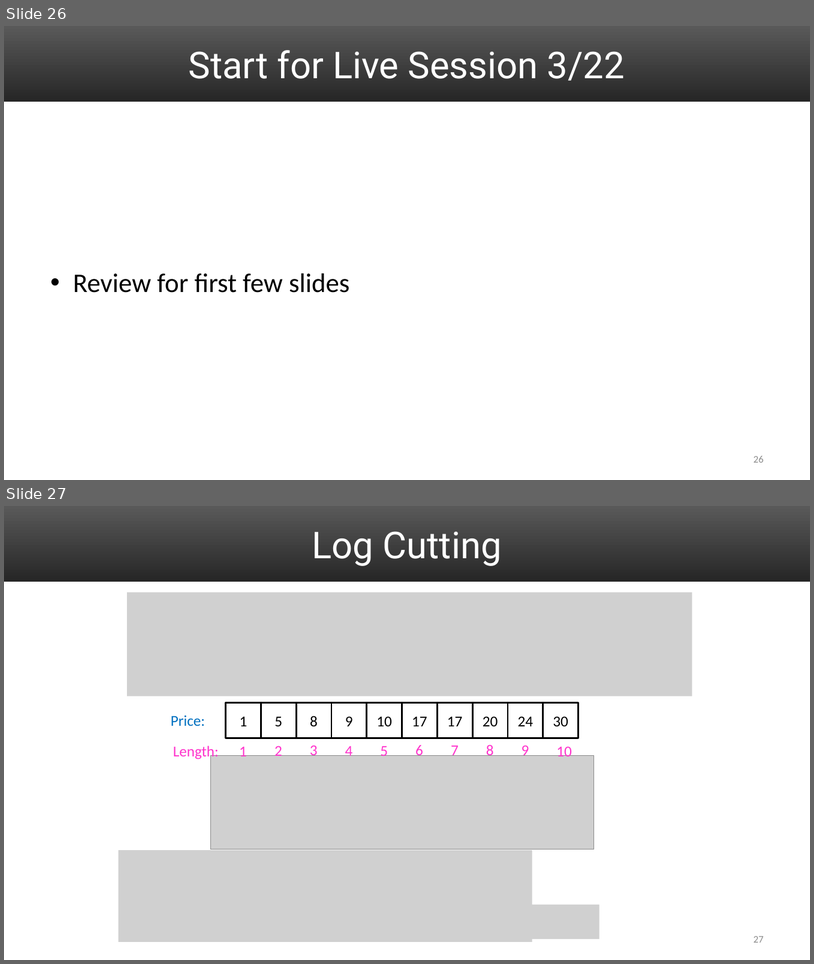
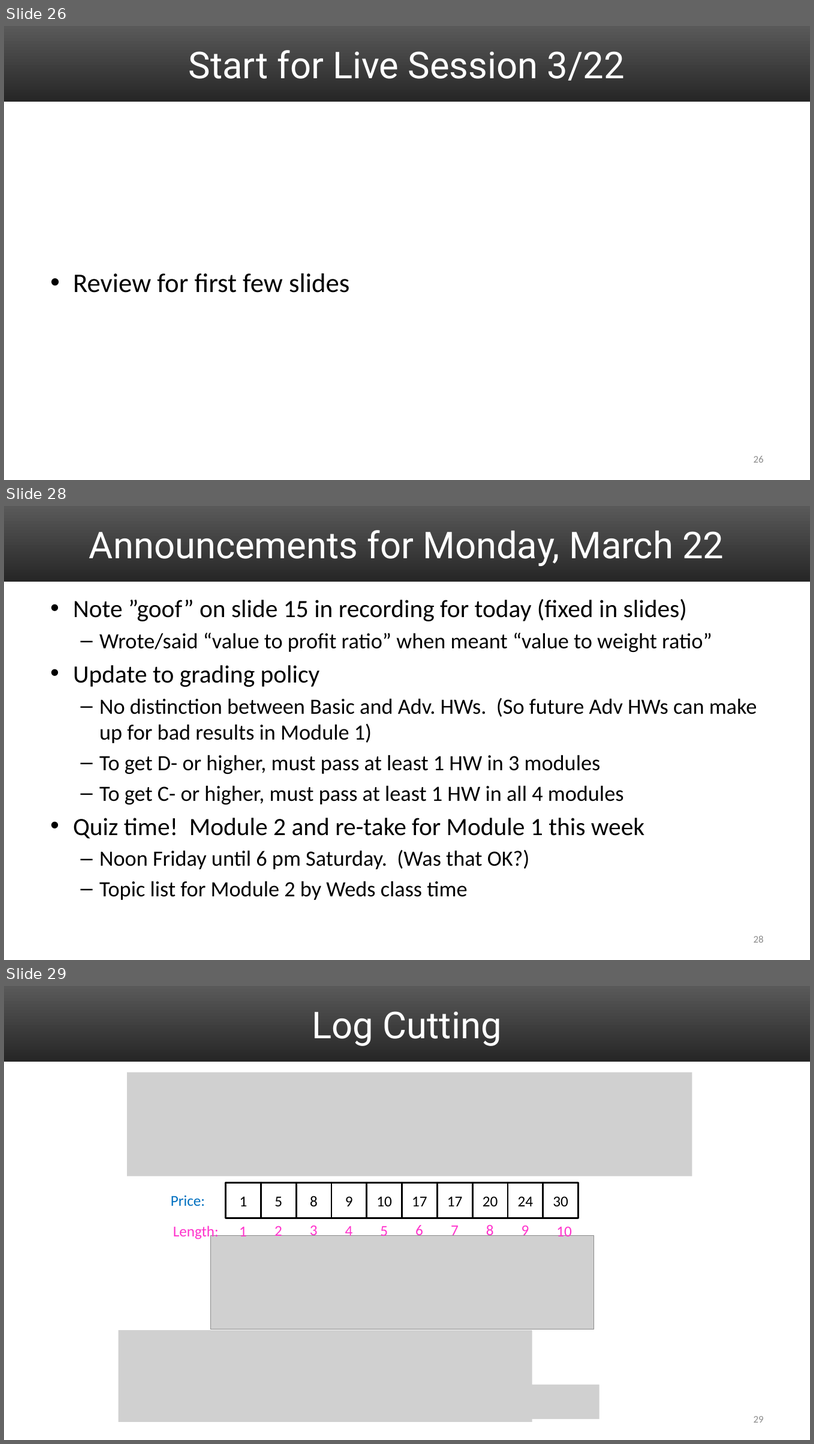
Before and after one commit to uva-cs/cs4102-f21, a slide deck: slides/DP_greedy_intro_part1_live.pptx. Shown one above the other, each under a label of ours: slides 26 and 27 before the commit, slides 26, 28 and 29 after it; the slides between them are not shown. The pictures are 814x964 and 814x1444 pixels, drawn with LibreOffice and Linux fonts; fonts in the diff are those of the drawing; grey boxes stand for pictures. Boxes give left, top, right and bottom in pixels: in the first picture for what was removed or moved away, otherwise in the second. Text is boxed around its words. In the diff, an @@ line names an element or a change of style, - is before the commit and + after.

```diff
--- a/slides/DP_greedy_intro_part1_live.pptx
+++ b/slides/DP_greedy_intro_part1_live.pptx
@@ slide 28 added at box(4, 506, 810, 960), background #FFFFFF; not listed: 1 template element that a slide beside it also shows @@
@@ title added at box(89, 530, 724, 566), 44 pt, text #FFFFFF @@
+Announcements for Monday, March 22
@@ text added at box(73, 599, 758, 900), 25.9 pt, text #000000 @@
+• Note ”goof” on slide 15 in recording for today (fixed in slides)
+  – Wrote/said “value to profit ratio” when meant “value to weight ratio”
+• Update to grading policy
+  – No distinction between Basic and Adv. HWs. (So future Adv HWs can make up for bad results in Module 1)
+  – To get D- or higher, must pass at least 1 HW in 3 modules
+  – To get C- or higher, must pass at least 1 HW in all 4 modules
+• Quiz time! Module 2 and re-take for Module 1 this week
+  – Noon Friday until 6 pm Saturday. (Was that OK?)
+  – Topic list for Module 2 by Weds class time
@@ page number added at box(754, 935, 764, 942), 12 pt, text #8C8C8C @@
+28
@@ what was slide 27 is now slide 29 @@
@@ page number at box(754, 1416, 764, 1422): text changed @@
-27
+29
```
Also in this commit, not shown: 1 slide changed, 1 other slide added.
